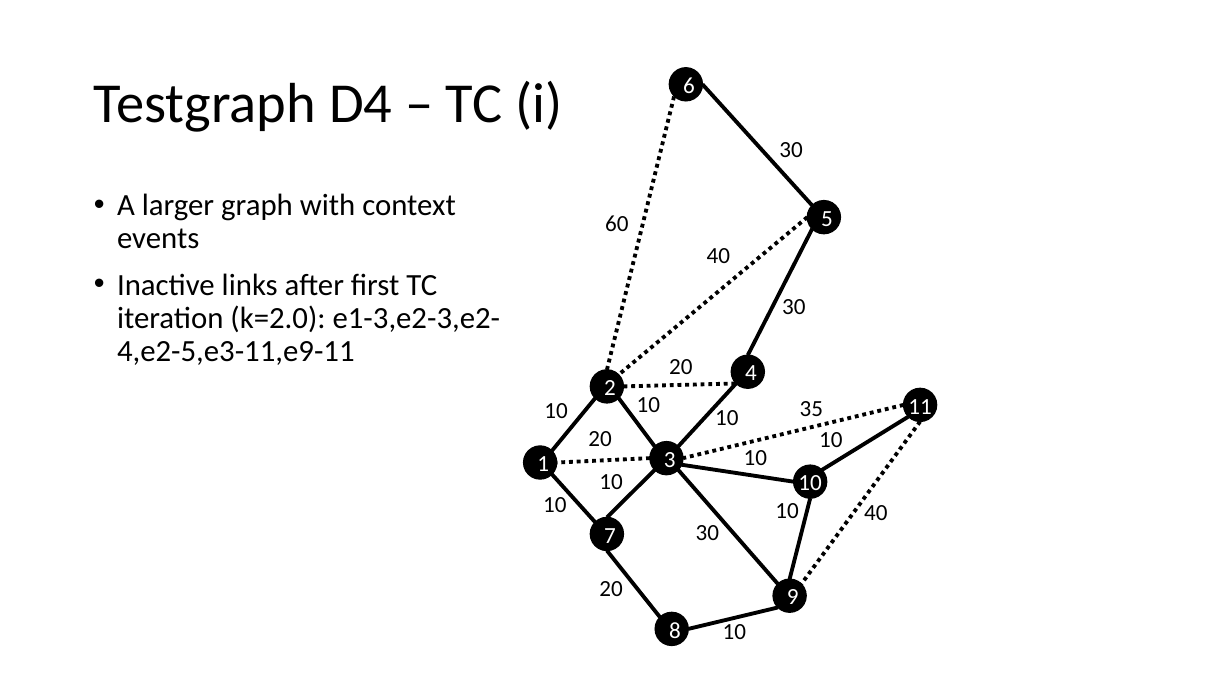
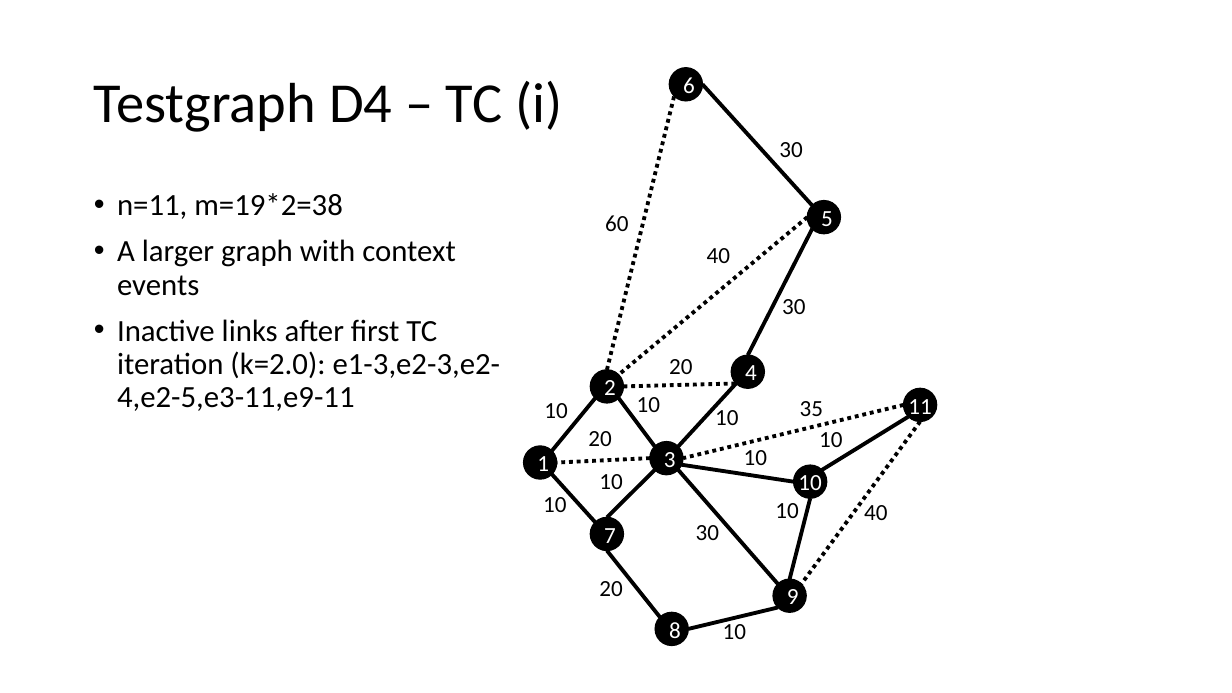
Before and after one commit to eMoflon/cobolt, a slide deck: slide 4 of de.tudarmstadt.maki.modeling.jvlc/instances/testgraphs.pptx. Drawn at 1232x693 pixels with LibreOffice and Linux fonts; fonts in the diff are those of the drawing. Boxes give left, top, right and bottom in pixels: in the first picture for what was removed or moved away, otherwise in the second. Text is boxed around its words. In the diff, an @@ line names an element or a change of style, - is before the commit and + after.

```diff
--- a/de.tudarmstadt.maki.modeling.jvlc/instances/testgraphs.pptx
+++ b/de.tudarmstadt.maki.modeling.jvlc/instances/testgraphs.pptx
@@ text at box(117, 193, 343, 219): paragraph added @@
+• n=11, m=19*2=38
```
Also in this commit, not shown: 5 other files.
